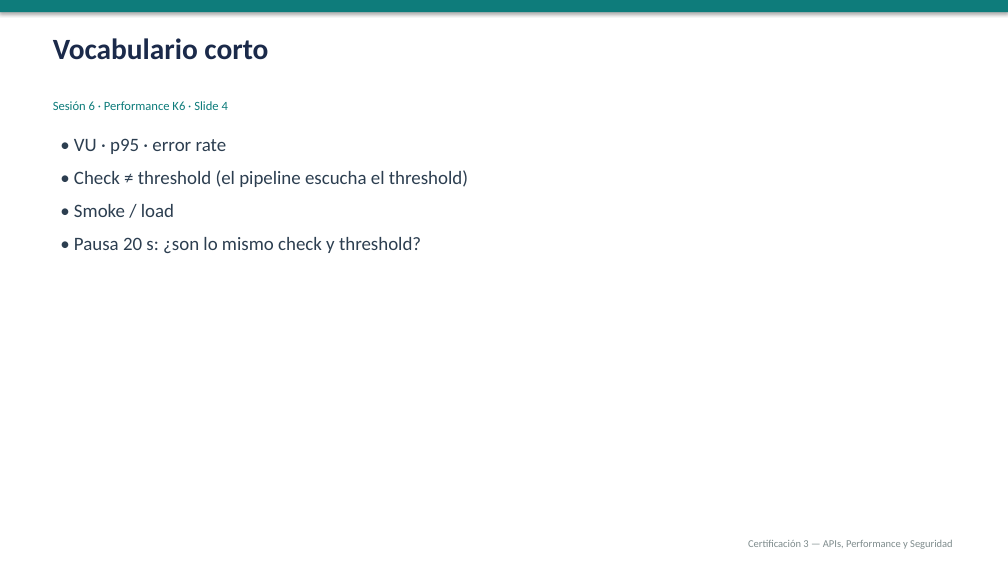
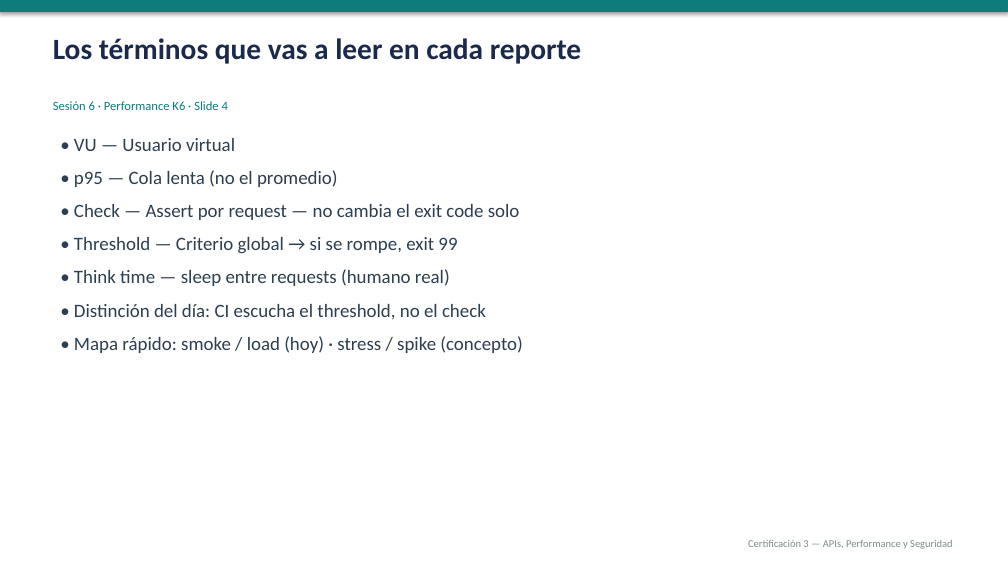
Before and after one commit to gbarandica/qa-automation-certification-3, a slide deck: slide 4 of sesiones/sesion-06/sesion-06.pptx. Drawn at 1008x567 pixels with LibreOffice and Linux fonts; fonts in the diff are those of the drawing. Boxes give left, top, right and bottom in pixels: in the first picture for what was removed or moved away, otherwise in the second. Text is boxed around its words. In the diff, an @@ line names an element or a change of style, - is before the commit and + after.

```diff
--- a/sesiones/sesion-06/sesion-06.pptx
+++ b/sesiones/sesion-06/sesion-06.pptx
@@ text at (53,38,581,64): text changed @@
-Vocabulario corto
+Los términos que vas a leer en cada reporte
@@ text at (74,138,523,353): text changed @@
-• VU · p95 · error rate
-• Check ≠ threshold (el pipeline escucha el threshold)
-• Smoke / load
-• Pausa 20 s: ¿son lo mismo check y threshold?
+• VU — Usuario virtual
+• p95 — Cola lenta (no el promedio)
+• Check — Assert por request — no cambia el exit code solo
+• Threshold — Criterio global → si se rompe, exit 99
+• Think time — sleep entre requests (humano real)
+• Distinción del día: CI escucha el threshold, no el check
+• Mapa rápido: smoke / load (hoy) · stress / spike (concepto)
```
Also in this commit, not shown: 19 other slides changed, 16 other files.
